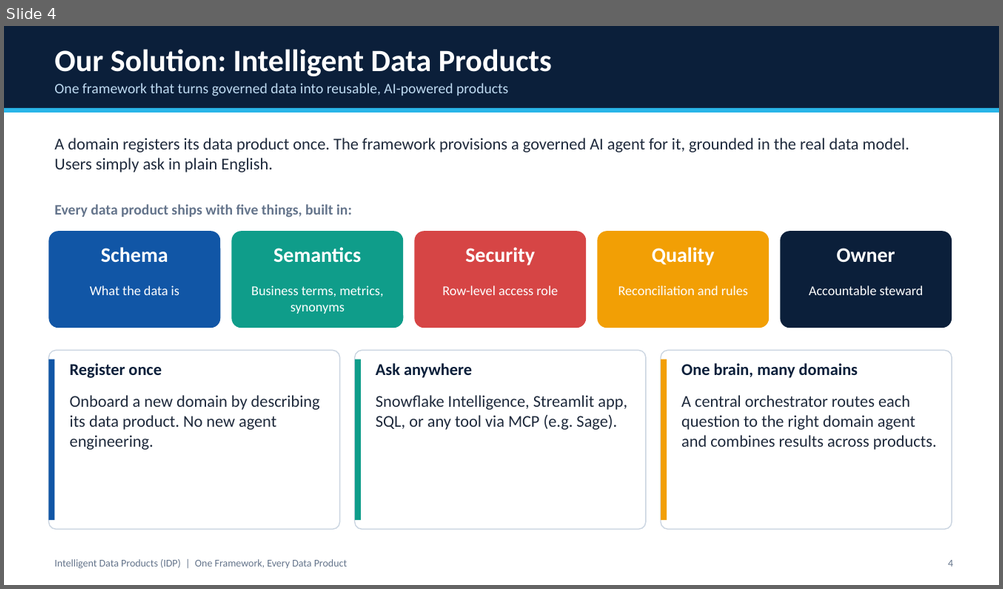
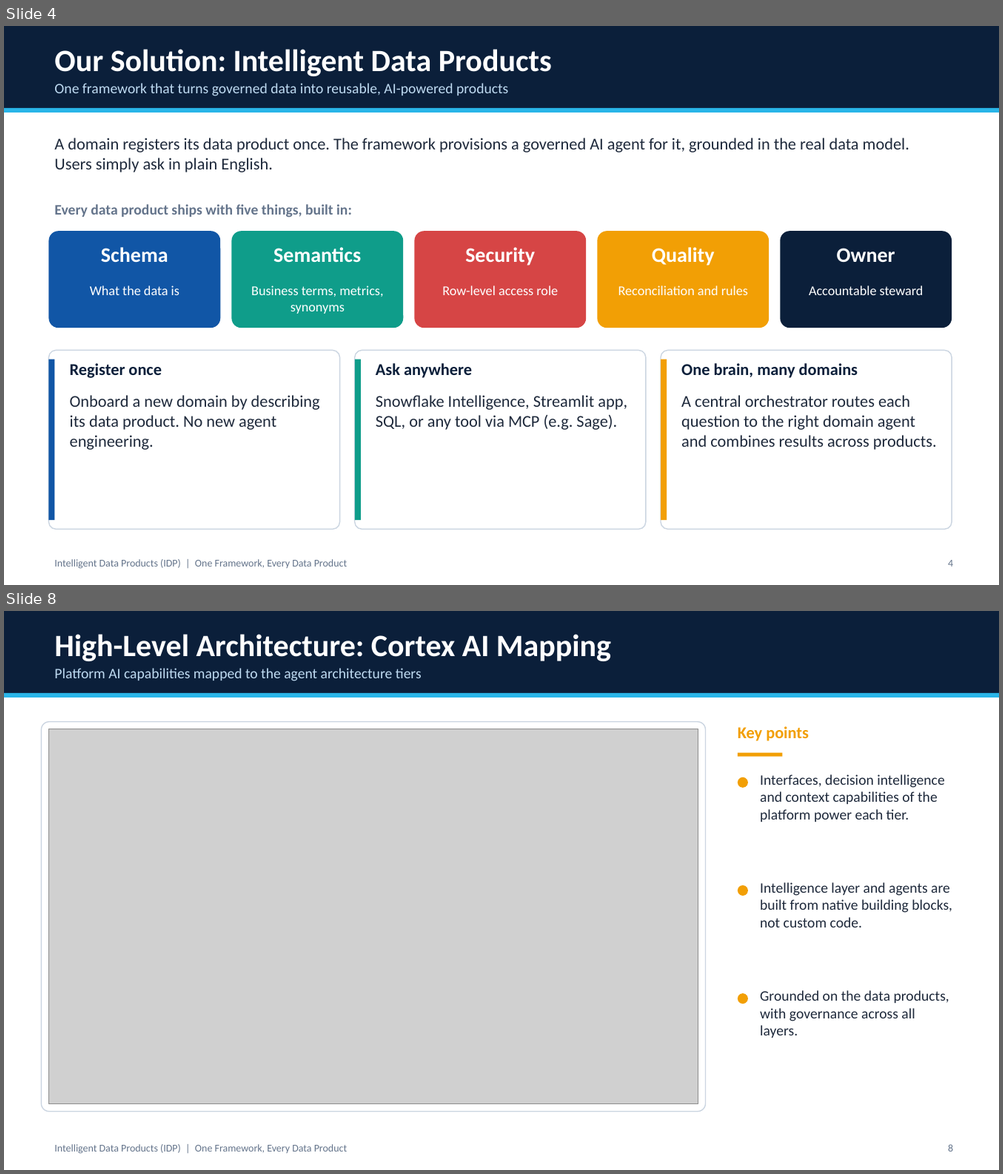
Before and after one commit to madhavank148/snowflake-healthcare-intelligence, a slide deck: presentation/Intelligent_Data_Products.pptx. Shown one above the other, each under a label of ours: slide 4 before the commit, slides 4 and 8 after it; the slides between them are not shown. The pictures are 1003x589 and 1003x1174 pixels, drawn with LibreOffice and Linux fonts; fonts in the diff are those of the drawing; grey boxes stand for pictures. Boxes give left, top, right and bottom in pixels: in the first picture for what was removed or moved away, otherwise in the second. Text is boxed around its words. In the diff, an @@ line names an element or a change of style, - is before the commit and + after.

```diff
--- a/presentation/Intelligent_Data_Products.pptx
+++ b/presentation/Intelligent_Data_Products.pptx
@@ slide 8 added at <box>4,611,999,1170</box>, background #FFFFFF @@
@@ rectangle added at <box>4,611,999,693</box>, fill #0B1F3A @@
@@ text added at <box>54,634,611,661</box>, 30 pt, text #FFFFFF, bold @@
+High-Level Architecture: Cortex AI Mapping
@@ text added at <box>54,668,421,681</box>, 14 pt, text #BFDBF2 @@
+Platform AI capabilities mapped to the agent architecture tiers
@@ rectangle added at <box>4,693,999,698</box>, fill #29B5E8 @@
@@ rounded rectangle added at <box>41,722,706,1113</box>, fill #FFFFFF, outline #CBD5E1 1 pt @@
@@ picture added at <box>48,729,698,1105</box> @@
@@ text added at <box>737,726,808,741</box>, 16 pt, text #F29F05, bold @@
+Key points
@@ rectangle added at <box>737,753,782,757</box>, fill #F29F05 @@
@@ ellipse added at <box>737,777,748,788</box>, fill #F29F05 @@
@@ text added at <box>760,775,944,822</box>, 14 pt, text #1E293B @@
+Interfaces, decision intelligence and context capabilities of the platform power each tier.
@@ ellipse added at <box>737,886,748,896</box>, fill #F29F05 @@
@@ text added at <box>760,883,952,928</box>, 14 pt, text #1E293B @@
+Intelligence layer and agents are built from native building blocks, not custom code.
@@ ellipse added at <box>737,994,748,1004</box>, fill #F29F05 @@
@@ text added at <box>760,991,949,1038</box>, 14 pt, text #1E293B @@
+Grounded on the data products, with governance across all layers.
@@ text added at <box>54,1145,347,1154</box>, 10 pt, text #64748B @@
+Intelligent Data Products (IDP) | One Framework, Every Data Product
@@ text added at <box>948,1145,953,1152</box>, 10 pt, text #64748B @@
+8
```
Also in this commit, not shown: 5 slides changed, 2 other slides added, 1 slide removed, 3 other files.
